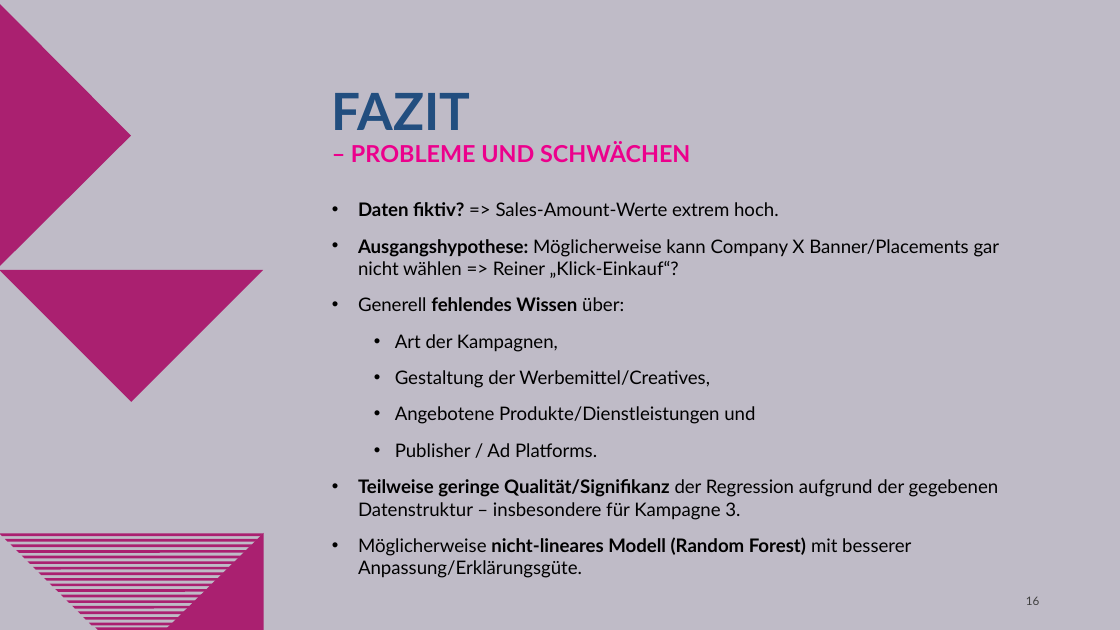
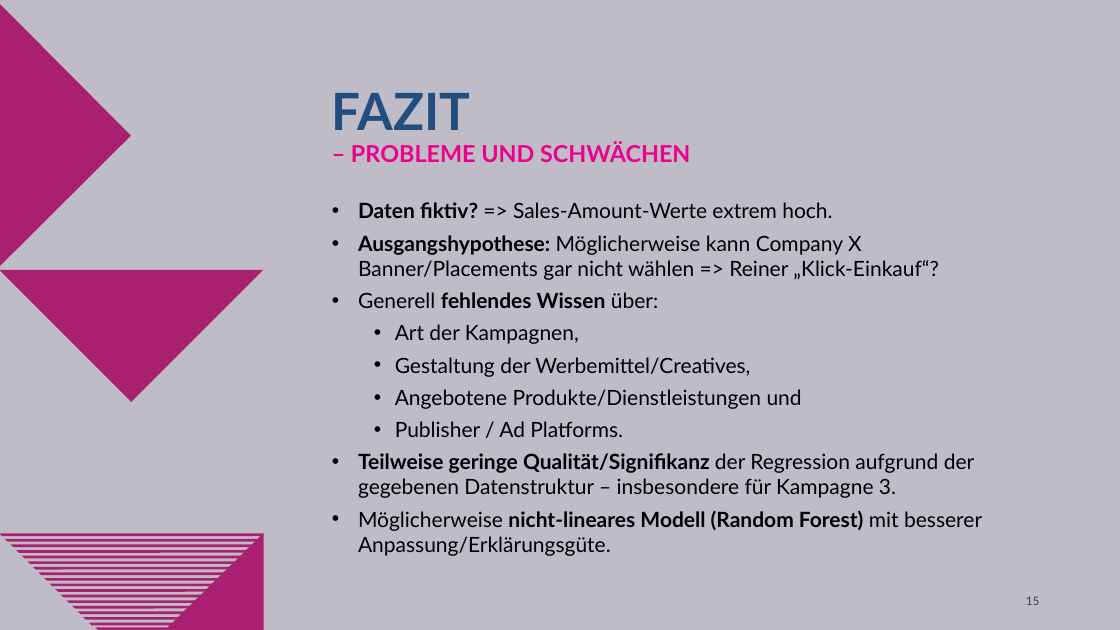
Before and after one commit to oliverschulz1983/Machine-learning-in-online-marketing-analysis-and-identification-of-optimisation-opportunities, a slide deck: slide 15 of Machine_Learning_in_Online_Marketing.pptx (slide 16 before the commit). Drawn at 1120x630 pixels with LibreOffice and Linux fonts; fonts in the diff are those of the drawing; background and template pictures are left out. Boxes give left, top, right and bottom in pixels: in the first picture for what was removed or moved away, otherwise in the second. Text is boxed around its words. In the diff, an @@ line names an element or a change of style, - is before the commit and + after.

```diff
--- a/Machine_Learning_in_Online_Marketing.pptx
+++ b/Machine_Learning_in_Online_Marketing.pptx
@@ text "Daten fiktiv? => Sales-Amount-Werte extrem ..." at (358, 202, 982, 556): size 16 to 18 pt; less space between paragraphs @@
```
Also in this commit, not shown: 9 other slides changed, 1 slide removed.
